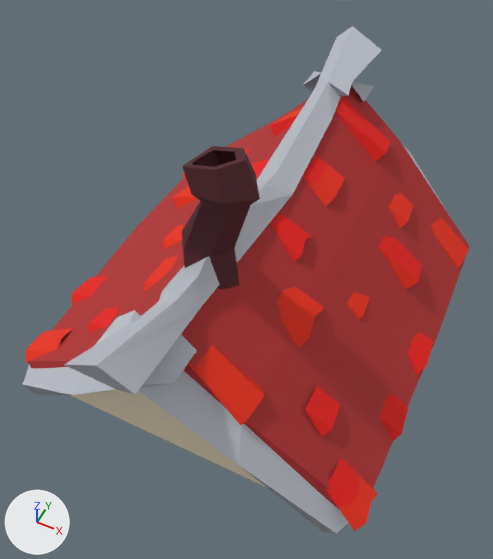
A saved change to the FBX model Assets/Placeholder/ENV/SM_L_Modular_Roof_1.fbx.
Both versions are drawn from a camera (50 mm lens) standing at (3.56, -2.44, 6.02) and looking at (1.58, 1.51, 1.08). The lights are fixed; the arrows at lower left show +X, +Y and +Z. Where no turn or scale is listed for an object, it has been applied to the vertices.

Objects in the first picture: 'SM_Roof'.
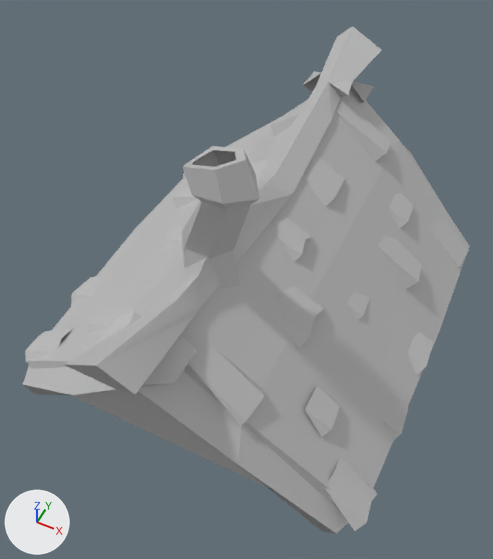
Pixel boxes [x1, y1, x2, y2] of what changed, in the pictures (493 x 559 px):
'SM_Roof', recoloured (red to grey): [23, 26, 469, 531] in both

The change, as a list of edits to the scene's bpy script:
```text
Add mat_lambert1:
    mat_lambert1 = principled_material('lambert1')
    mat_lambert1.base_color = (0.5, 0.5, 0.5)  # grey #bcbcbc
Change me_mesh:
    where me_mesh.from_pydata(...)  # 323 vertices, 234 faces; spans x -0.36..3.5, y -0.53..4.55, z 0.0..3.03
    remove me_mesh.materials.append(mat_blinn1)  # picture img_home_palette_roof_png
    add me_mesh.materials.append(mat_lambert1)  # grey #bcbcbc
```
